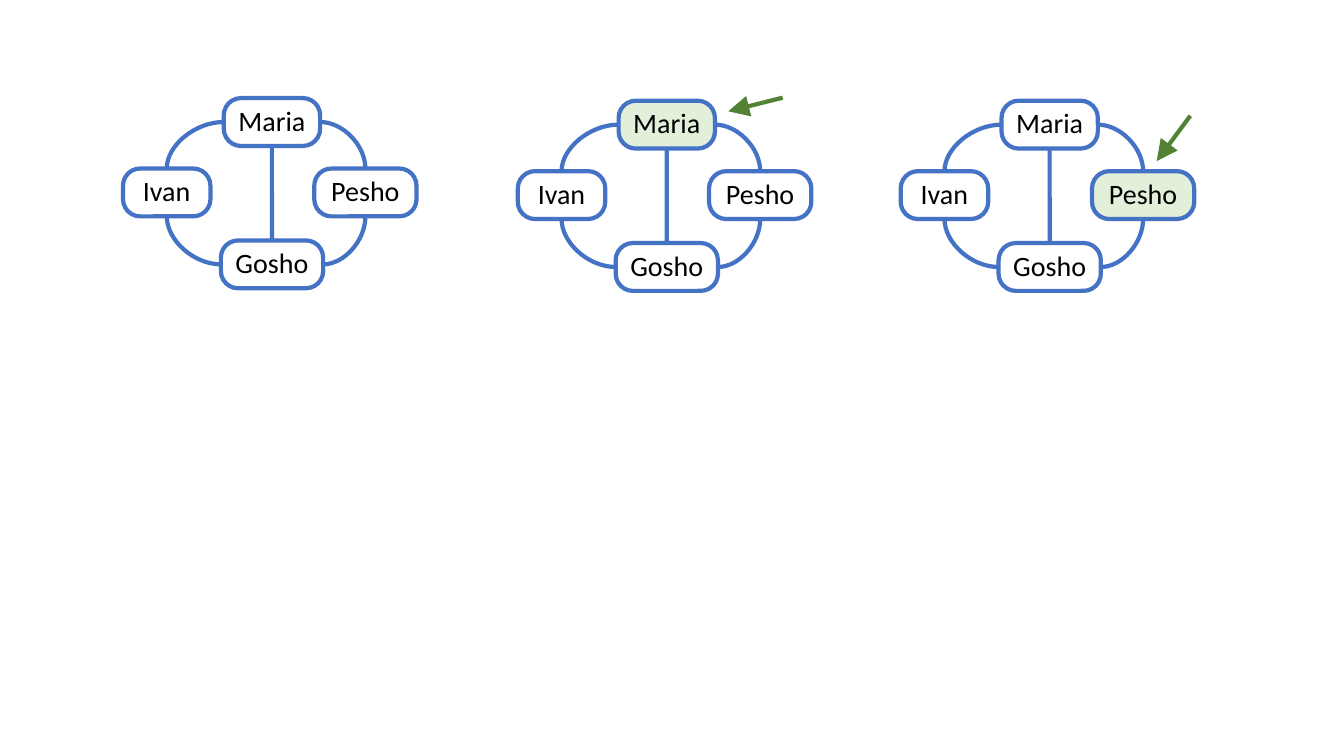
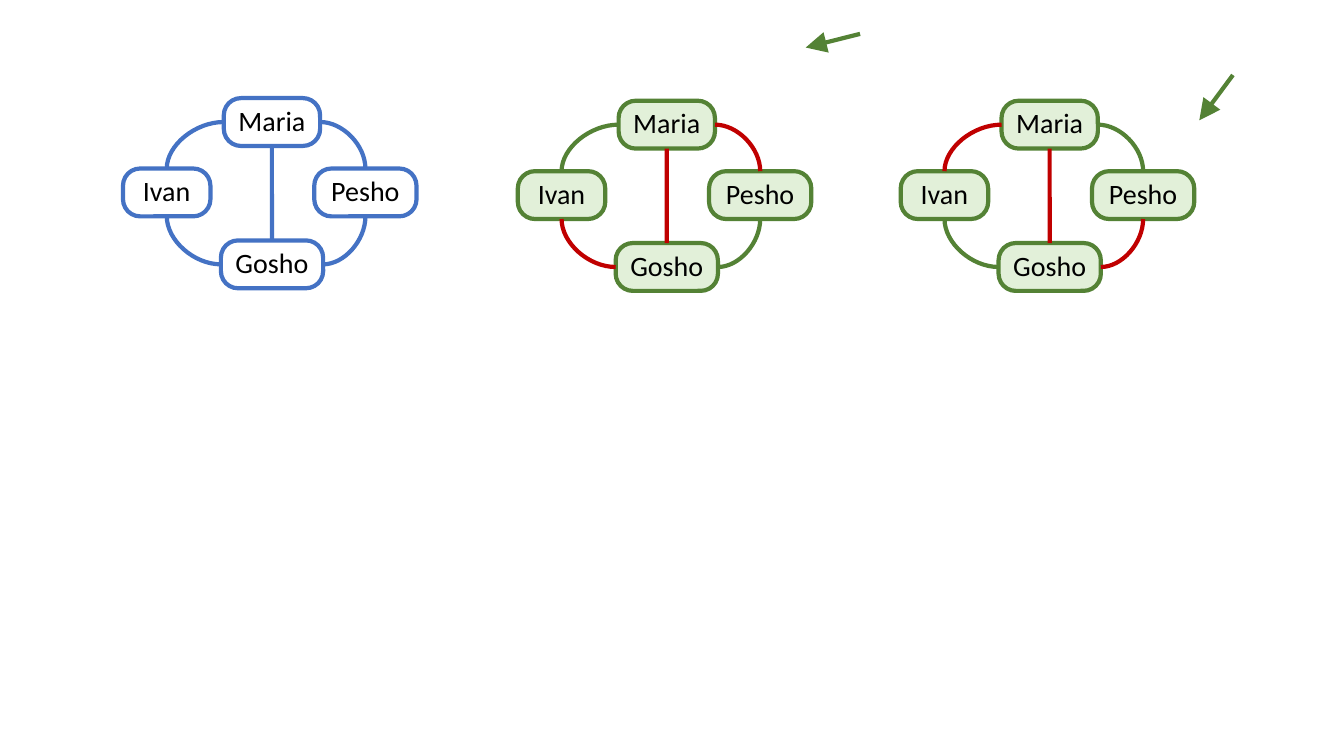
Before and after one commit to SoftUni/softuniada-2016, a slide deck: slide 1 of Figures.pptx. Drawn at 1344x756 pixels with LibreOffice and Linux fonts; fonts in the diff are those of the drawing. Boxes give left, top, right and bottom in pixels: in the first picture for what was removed or moved away, otherwise in the second. Text is boxed around its words. In the diff, an @@ line names an element or a change of style, - is before the commit and + after.

```diff
--- a/Figures.pptx
+++ b/Figures.pptx
@@ arrow moved from (782, 98) - (729, 111) to (860, 34) - (806, 47) @@
@@ arrow moved from (1191, 116) - (1157, 161) to (1233, 75) - (1200, 120) @@
@@ rounded rectangle "Maria" at box(619, 101, 716, 148): outline #4472C4 3 pt to #548235 3 pt @@
@@ curved line (619, 125) - (562, 171): stroke #4472C4 3 pt to #548235 3 pt @@
@@ curved line (667, 148) - (667, 243): stroke #4472C4 3 pt to #C00000 3 pt @@
@@ curved line (715, 125) - (760, 171): stroke #4472C4 3 pt to #C00000 3 pt @@
@@ curved line (1002, 125) - (945, 171): stroke #4472C4 3 pt to #C00000 3 pt @@
@@ curved line (1050, 148) - (1050, 243): stroke #4472C4 3 pt to #C00000 3 pt @@
@@ curved line (1098, 125) - (1143, 171): stroke #4472C4 3 pt to #548235 3 pt @@
@@ rounded rectangle "Pesho" at box(1092, 171, 1194, 219): outline #4472C4 3 pt to #548235 3 pt @@
@@ curved line (616, 267) - (562, 219): stroke #4472C4 3 pt to #C00000 3 pt @@
@@ curved line (760, 219) - (718, 267): stroke #4472C4 3 pt to #548235 3 pt @@
@@ curved line (999, 267) - (945, 219): stroke #4472C4 3 pt to #548235 3 pt @@
@@ curved line (1143, 219) - (1101, 267): stroke #4472C4 3 pt to #C00000 3 pt @@
@@ fill #FFFFFF to #E2F0D9; outline #4472C4 3 pt to #548235 3 pt in 6 elements at box(518, 171, 606, 219), box(709, 171, 811, 219), box(616, 243, 718, 290), box(1002, 101, 1099, 148), box(901, 171, 989, 219), box(999, 243, 1101, 290) @@
```
Also in this commit, not shown: 1 other slide changed, 41 other files.
